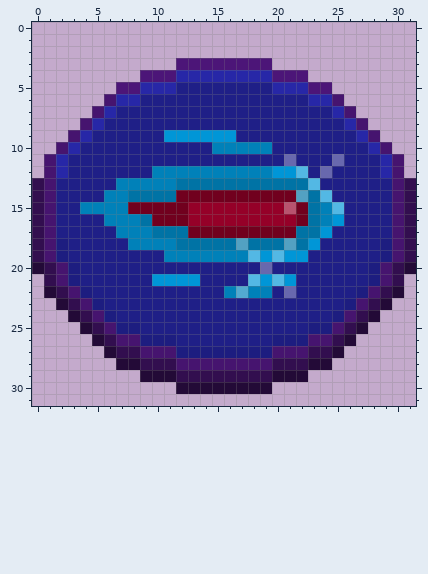
A pixel-art file gets an edit: Assets/GUI_HUD_UI/UI/botao/atirar/atirar.aseprite. The picture above is the old version.
32x32 pixels, 1 frame.
After the commit:
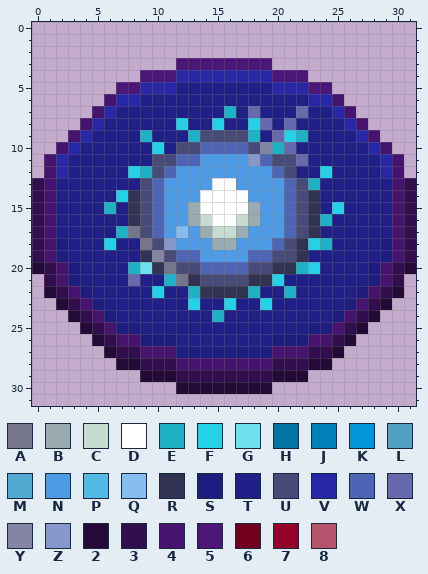
Palette (. is transparent): A #75758b  B #9babb2  C #c7dcd0  D #ffffff  E #1fb1c5  F #25d1e7  G #6ce0ef  H #0073a5  J #0081b9  K #0096d7  L #53a1c2  M #53aad0  N #4d9be6  P #53b8e4  Q #87bcee  R #323353  S #1d1d80  T #1f1f87  U #484a77  V #2727a7  W #4d65b4  X #6868ae  Y #8485a3  Z #8797cc  2 #230a37  3 #320e4f  4 #46146f  5 #4c1578  6 #71001e  7 #950028  8 #b8536e
Changes in this commit:
Layers "efeitos", "logo":
y 7: x 16 T -> E; x 18 T -> X; x 22 T -> X
y 8: x 12 T -> F; x 15 T -> F; x 18..19 TT -> FX; x 21 T -> X
y 9: x 9 T -> E; x 11..18 KKKKKKTT -> TTEUUUUE; x 20..22 TTT -> XFE
y 10: x 10 T -> F; x 12..21 TTTJJJJJTT -> UUWWWWUYEX
y 11: x 10..22 TTTTTTTTTTTXT -> UUWWNNNNZWUUX; x 25 X -> T
y 12: x 8..22 TTJJJJJJJJJJKKP -> FEUWNNNNNNNNWUT; x 24 X -> F
y 13: x 7..23 JJJJJHHHHHHHHHHHP -> TTUWNNNNDDNNNNWUE
y 14: x 6..24 JJHHHH6666666666LHP -> TFRUWNNNDDDDNNNWURT
y 15: x 4..25 JJJJ666667777777786HJP -> TTETRUWNNBDDDDBNNWURTF
y 16: x 6..25 JJJH6667777777776HJK -> TTRUWNNBCDDCBNNWURET
y 17: x 7..24 JJJHHH666666666HHK -> EAUWNQNBCCBNNNWURT
y 18: x 6 T -> F; x 8..24 JJJJHHHHHLHHHLHKT -> TAUZNNNBBNNNWURFE
y 19: x 9..22 TTJJJJJJJPKPKK -> RYUWWNNNNWWUUR
y 20: x 8..23 TTTTTTTTTTTXTTTT -> EGRAUUWWWWUURREF
y 21: x 8 T -> X; x 10..21 KKKKTTTTPKPK -> TEARUUUURRFT
y 22: x 10 T -> F; x 13..19 TTTJMJJ -> ERRRRET; x 21 X -> E
y 23: x 13 T -> F; x 16 T -> F; x 19 T -> F
y 24: x 15 T -> E
Where, in picture pixels (left, top, right, bottom), the same in both pictures:
changed: (80, 106, 344, 322)
